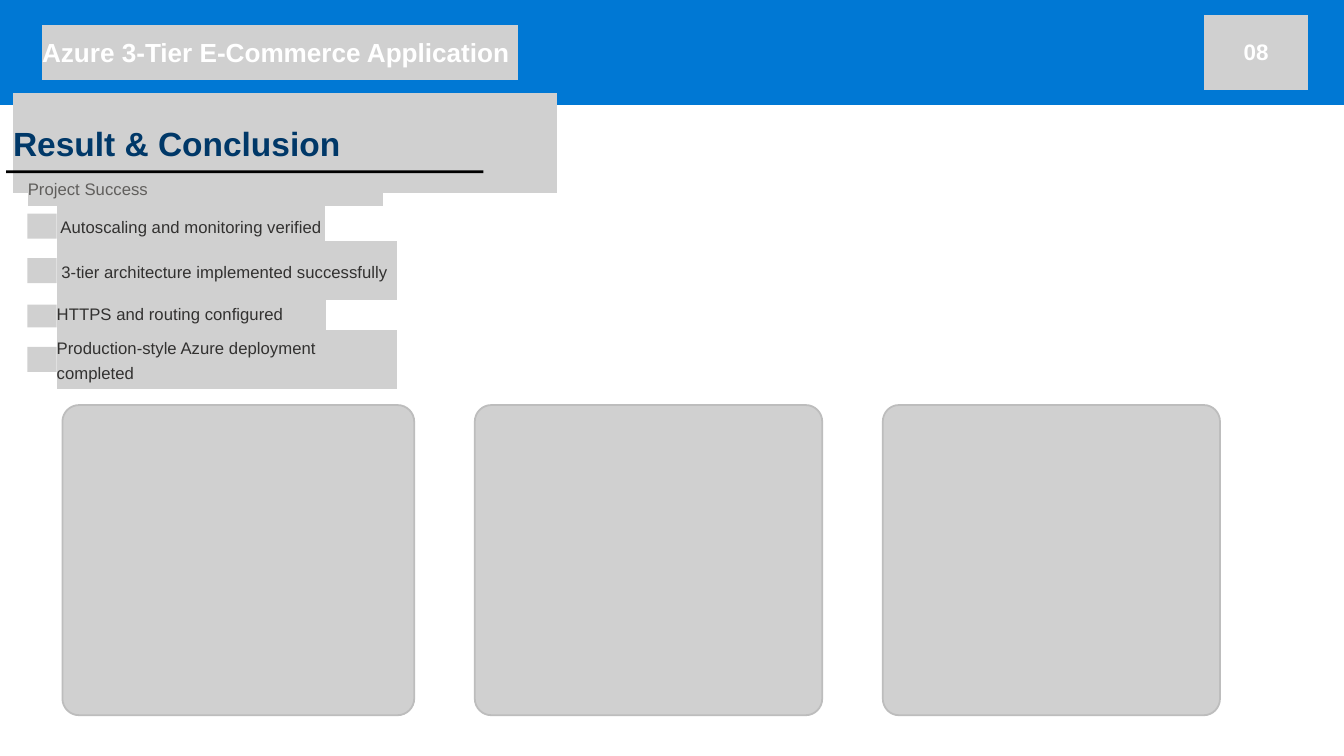
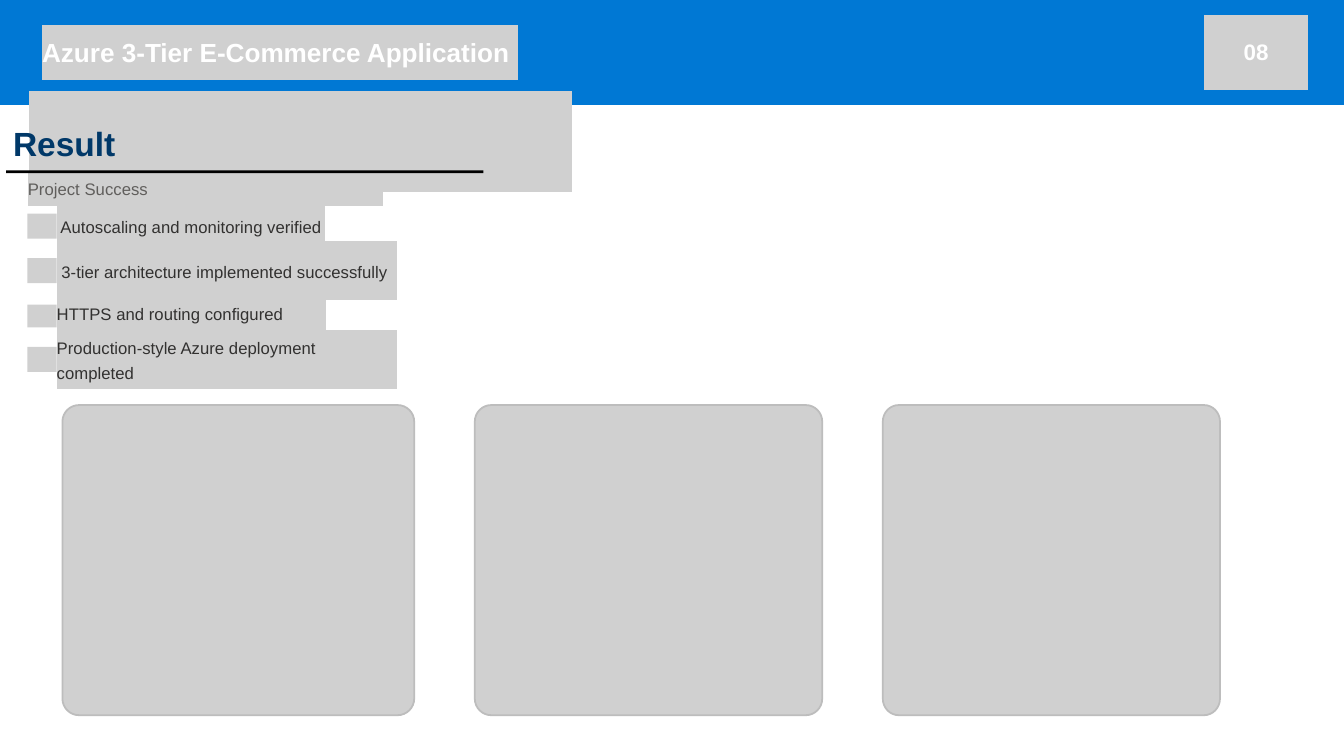
Before and after one commit to knn0508/team-5-project-1, a slide deck: slide 16 of Team-5-project-1/Project-1-Team-5.pptx (slide 8 before the commit). Drawn at 1344x756 pixels with LibreOffice and Linux fonts; fonts in the diff are those of the drawing; grey boxes stand for pictures. Boxes give left, top, right and bottom in pixels: in the first picture for what was removed or moved away, otherwise in the second. Text is boxed around its words. In the diff, an @@ line names an element or a change of style, - is before the commit and + after.

```diff
--- a/Team-5-project-1/Project-1-Team-5.pptx
+++ b/Team-5-project-1/Project-1-Team-5.pptx
@@ picture: place and size @@
-picture at [13, 93, 556, 194]
+picture at [29, 91, 573, 192]
@@ text at [13, 129, 115, 162]: text changed @@
-Result & Conclusion
+Result
```
Also in this commit, not shown: 3 other slides changed, 8 slides added, 1 other file.
